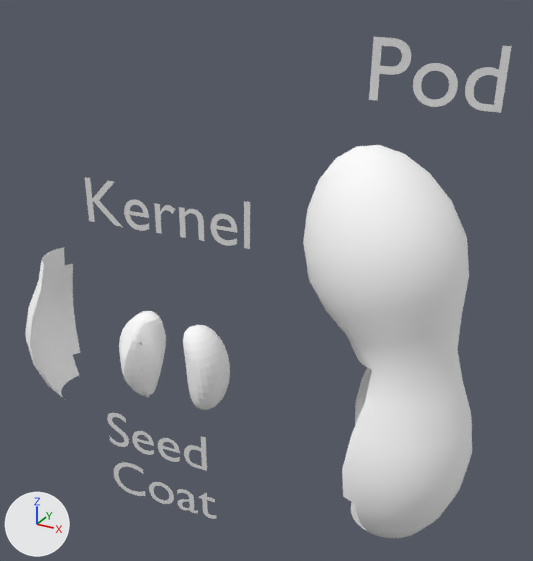
Renders of the glTF model models/peanut-shell.glb from each side of a commit.
Rendered twice from a 50 mm camera at (2.41, -7.85, 4.6) aimed at (-2.22, 0.55, 0.4). Every picture has the same lights, and +X, +Y and +Z are marked at lower left.

Before the edit, the objects in view are built like this:
```python
me_pod = bpy.data.meshes.new('Pod')
me_pod.from_pydata(...)  # 230 vertices, 230 faces; spans x 0.07..1.513, y -0.009..0.682, z 0.0
me_sphere = bpy.data.meshes.new('Sphere')
me_sphere.from_pydata(...)  # 1540 vertices, 2880 faces; spans x -6.36..0.98, y -0.98..1.05, z -2.64..2.61
me_sphere.materials.append(mat_peanut_shell)  # white #ffffff
me_text_001 = bpy.data.meshes.new('Text.001')
me_text_001.from_pydata(...)  # 824 vertices, 818 faces; spans x 0.04..2.02, y -1.01..0.69, z 0.0
me_text_002 = bpy.data.meshes.new('Text.002')
me_text_002.from_pydata(...)  # 325 vertices, 317 faces; spans x 0.08..2.66, y -0.01..0.68, z 0.0
ob_sphere = bpy.data.objects.new('Sphere', me_sphere)
ob_sphere.location = (0.0, 0.0, 0.0)
ob_text = bpy.data.objects.new('Text', me_pod)
ob_text.location = (-0.73, 0.1, 3.12)
ob_text.rotation_euler = (-1.616, -0.0293, -3.013)  # degrees (-93, -1.7, -173)
ob_text.scale = (-1.0, -1.0, -3.94)
ob_text_001 = bpy.data.objects.new('Text.001', me_text_001)
ob_text_001.location = (-5.0, 0.0, -3.0)
ob_text_001.rotation_euler = (-1.616, -0.0293, -3.013)  # degrees (-93, -1.7, -173)
ob_text_001.scale = (-1.0, -1.0, -3.94)
ob_text_002 = bpy.data.objects.new('Text.002', me_text_002)
ob_text_002.location = (-5.0, 0.0, 1.0)
ob_text_002.rotation_euler = (-1.616, -0.0293, -3.013)  # degrees (-93, -1.7, -173)
ob_text_002.scale = (-1.0, -1.0, -3.94)
```
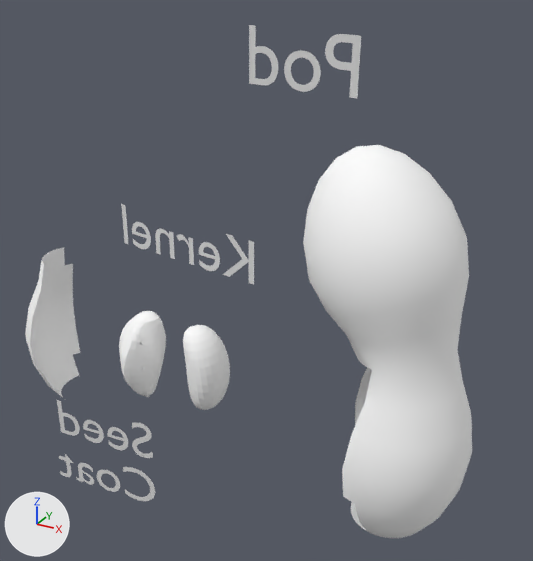
Commit message: about face

Pixel boxes [x1, y1, x2, y2] of what changed, in the pictures (533 x 561 px):
'Text', turned
    before: [369, 37, 511, 113]
    after: [249, 25, 361, 98]
'Text.002', moved, turned
    before: [85, 177, 250, 249]
    after: [121, 204, 254, 285]
'Text.001', moved, turned
    before: [107, 413, 217, 519]
    after: [57, 400, 155, 501]

Edits to the bpy script that builds the scene:
```text
Change ob_text:
    ob_text.rotation_euler: (-1.616, -0.0293, -3.013) -> (-1.531, 0.036, -0.0308)  # degrees (-93, -1.7, -173) -> degrees (-88, 2.1, -1.8)
Change ob_text_001:
    ob_text_001.location: (-5.0, 0.0, -3.0) -> (-4.0, 0.0, -3.0)
    ob_text_001.rotation_euler: (-1.616, -0.0293, -3.013) -> (-1.526, 0.03, 0.112)  # degrees (-93, -1.7, -173) -> degrees (-87, 1.7, 6.4)
Change ob_text_002:
    ob_text_002.location: (-5.0, 0.0, 1.0) -> (-2.44, 0.71, 0.2)
    ob_text_002.rotation_euler: (-1.616, -0.0293, -3.013) -> (-1.533, 0.0385, -0.0947)  # degrees (-93, -1.7, -173) -> degrees (-88, 2.2, -5.4)
```
